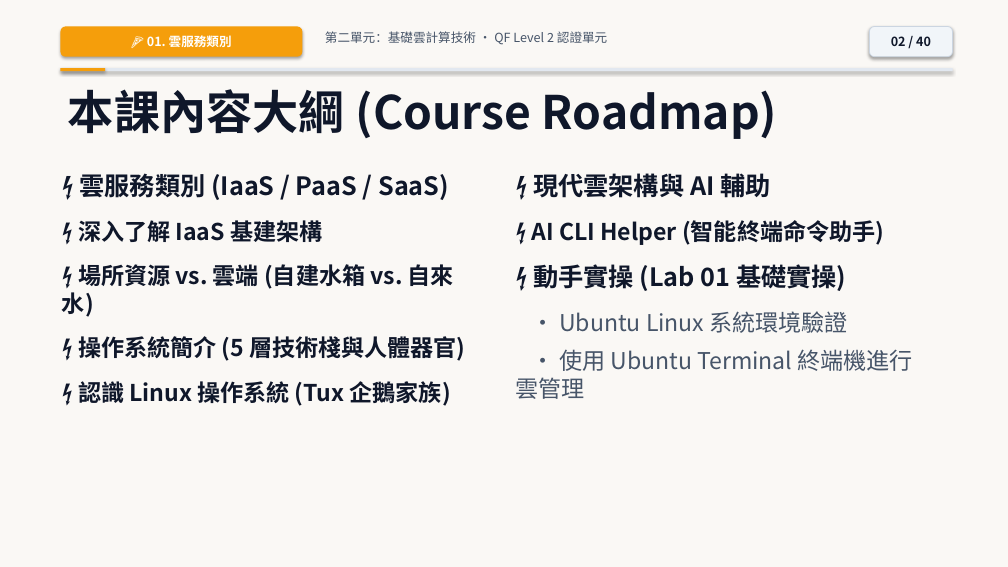
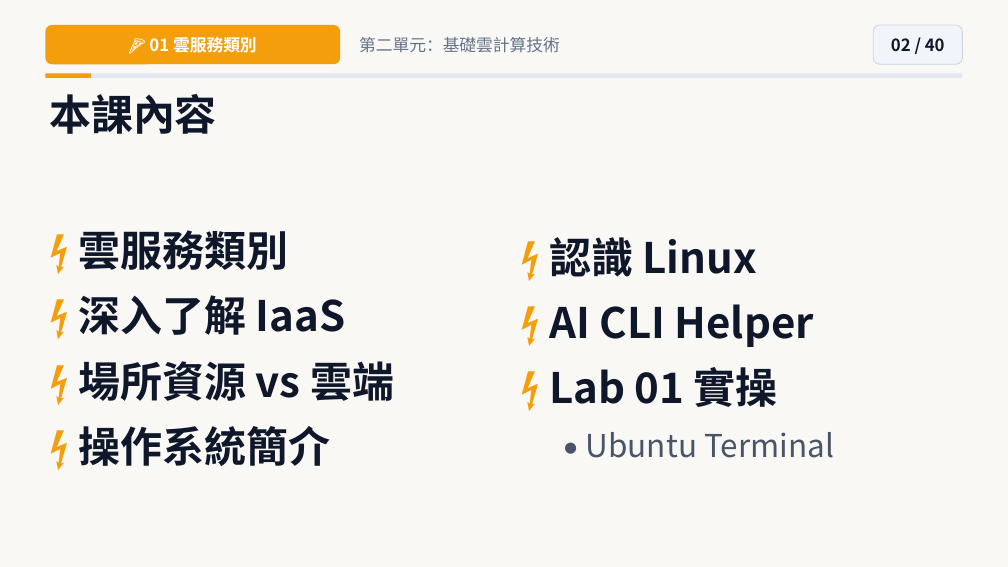
Before and after one commit to joe-ging/seed-cloud-curriculum, a slide deck: slide 2 of downloads/Deck01_Cloud_Level2_NextGen_Pixar_Theme.pptx. Drawn at 1008x567 pixels with LibreOffice and Linux fonts; fonts in the diff are those of the drawing. Boxes give left, top, right and bottom in pixels: in the first picture for what was removed or moved away, otherwise in the second. Text is boxed around its words. In the diff, an @@ line names an element or a change of style, - is before the commit and + after.

```diff
--- a/downloads/Deck01_Cloud_Level2_NextGen_Pixar_Theme.pptx
+++ b/downloads/Deck01_Cloud_Level2_NextGen_Pixar_Theme.pptx
@@ rectangle at bbox=[0, 0, 1008, 567]: shadow off @@
@@ rounded rectangle "🍕 01 雲服務類別": place and size @@
-rounded rectangle "🍕 01 雲服務類別" at bbox=[60, 26, 302, 57]
+rounded rectangle "🍕 01 雲服務類別" at bbox=[45, 25, 340, 64]
@@ rounded rectangle "🍕 01 雲服務類別" at bbox=[45, 25, 340, 64]: shadow off @@
@@ rounded rectangle "02 / 40": place and size @@
-rounded rectangle "02 / 40" at bbox=[870, 26, 953, 57]
+rounded rectangle "02 / 40" at bbox=[873, 25, 963, 64]
@@ rounded rectangle "02 / 40" at bbox=[873, 25, 963, 64]: size 12 to 16 pt; shadow off @@
@@ text in rounded rectangle at bbox=[149, 34, 257, 56]: text changed; size 12 to 16 pt @@
-🍕 01. 雲服務類別
+🍕 01 雲服務類別
@@ text at bbox=[359, 37, 560, 53]: text changed; size 12 to 16 pt; text colour #475569 to #64748B @@
-第二單元：基礎雲計算技術 • QF Level 2 認證單元
+第二單元：基礎雲計算技術
@@ rounded rectangle: place and size @@
-rounded rectangle at bbox=[60, 68, 953, 71]
+rounded rectangle at bbox=[45, 73, 963, 78]
@@ rounded rectangle at bbox=[45, 73, 963, 78]: rectangle to rounded rectangle; shadow off @@
@@ rounded rectangle at bbox=[45, 73, 91, 78]: rectangle to rounded rectangle; shadow off @@
@@ rounded rectangle: place and size @@
-rounded rectangle at bbox=[60, 68, 105, 71]
+rounded rectangle at bbox=[45, 73, 91, 78]
@@ text at bbox=[49, 94, 217, 134]: text changed; size 44 to 40 pt @@
-本課內容大綱 (Course Roadmap)
+本課內容
@@ vertical alignment top to middle in 4 elements at bbox=[49, 94, 217, 134], bbox=[359, 37, 560, 53], bbox=[78, 230, 394, 466], bbox=[549, 237, 834, 458] @@
@@ text at bbox=[78, 230, 394, 466]: text changed; size 22 to 40 pt @@
-⚡ 雲服務類別 (IaaS / PaaS / SaaS)
-⚡ 深入了解 IaaS 基建架構
-⚡ 場所資源 vs. 雲端 (自建水箱 vs. 自來水)
-⚡ 操作系統簡介 (5 層技術棧與人體器官)
-⚡ 認識 Linux 操作系統 (Tux 企鵝家族)
+⚡ 雲服務類別
+⚡ 深入了解 IaaS
+⚡ 場所資源 vs 雲端
+⚡ 操作系統簡介
@@ text at bbox=[549, 237, 834, 458]: text changed; size 22 to 40 pt @@
-⚡ 現代雲架構與 AI 輔助
-⚡ AI CLI Helper (智能終端命令助手)
-⚡ 動手實操 (Lab 01 基礎實操)
-• Ubuntu Linux 系統環境驗證
-• 使用 Ubuntu Terminal 終端機進行雲管理
+⚡ 認識 Linux
+⚡ AI CLI Helper
+⚡ Lab 01 實操
+• Ubuntu Terminal
```
Also in this commit, not shown: 38 other slides changed, 1 slide added, 1 slide removed, 41 other files.
